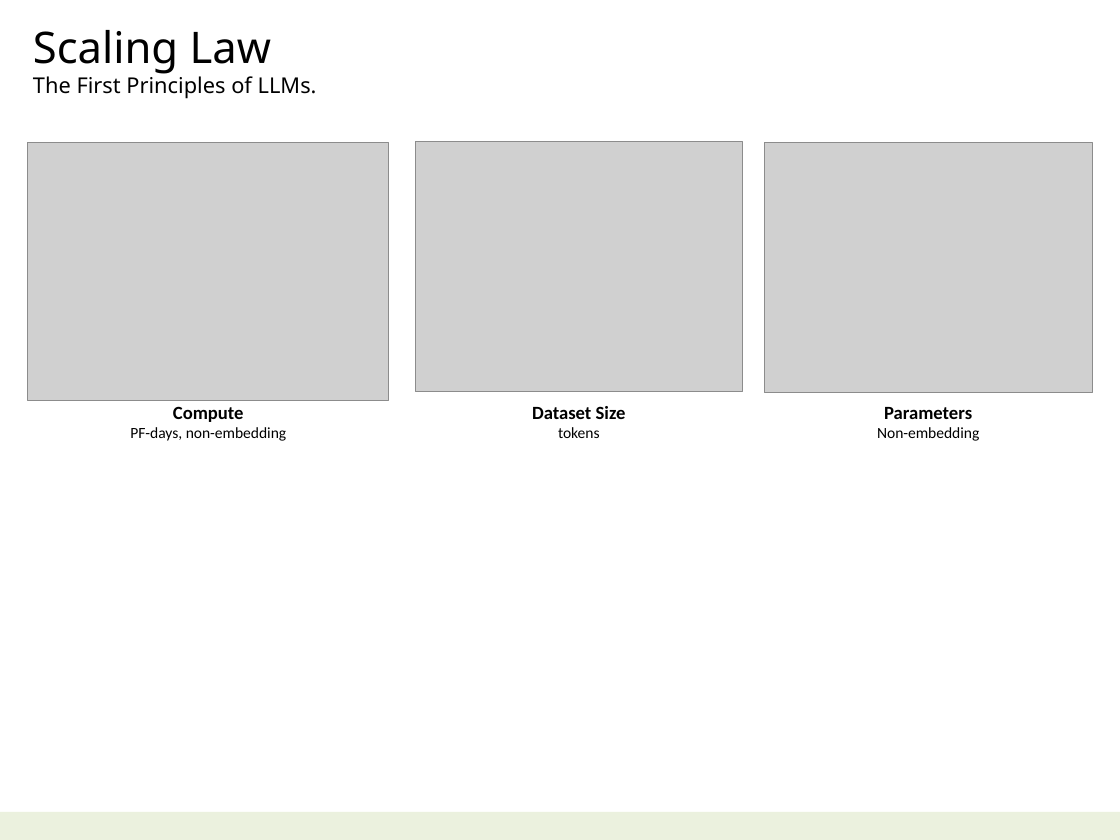
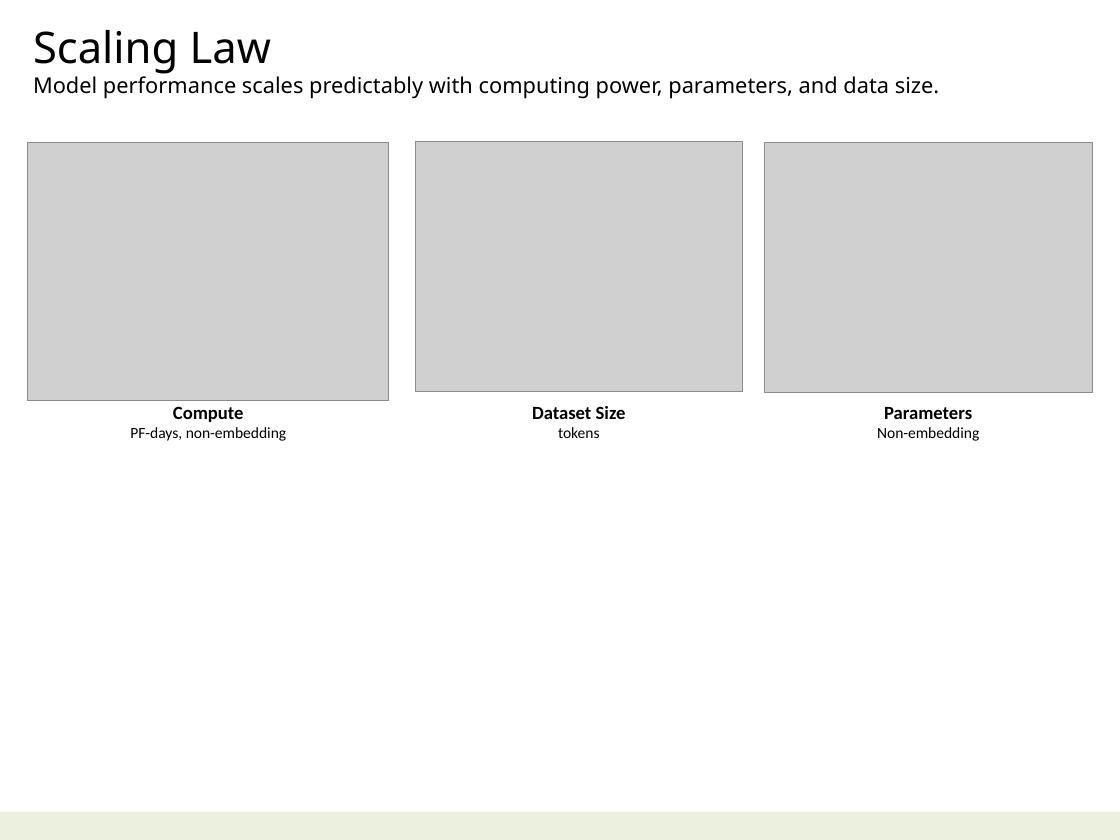
Before and after one commit to navibator/crazy-ai, a slide deck: slide 11 of ai-kimi.pptx (slide 19 before the commit). Drawn at 1120x840 pixels with LibreOffice and Linux fonts; fonts in the diff are those of the drawing; grey boxes stand for pictures. Boxes give left, top, right and bottom in pixels: in the first picture for what was removed or moved away, otherwise in the second. Text is boxed around its words. In the diff, an @@ line names an element or a change of style, - is before the commit and + after.

```diff
--- a/ai-kimi.pptx
+++ b/ai-kimi.pptx
@@ text at (x1=33, y1=30, x2=939, y2=99): text changed @@
-Scaling Law
-The First Principles of LLMs.
+Scaling Law
+Model performance scales predictably with computing power, parameters, and data size.
```
Also in this commit, not shown: 1 other slide changed, 2 slides added, 2 other files.
